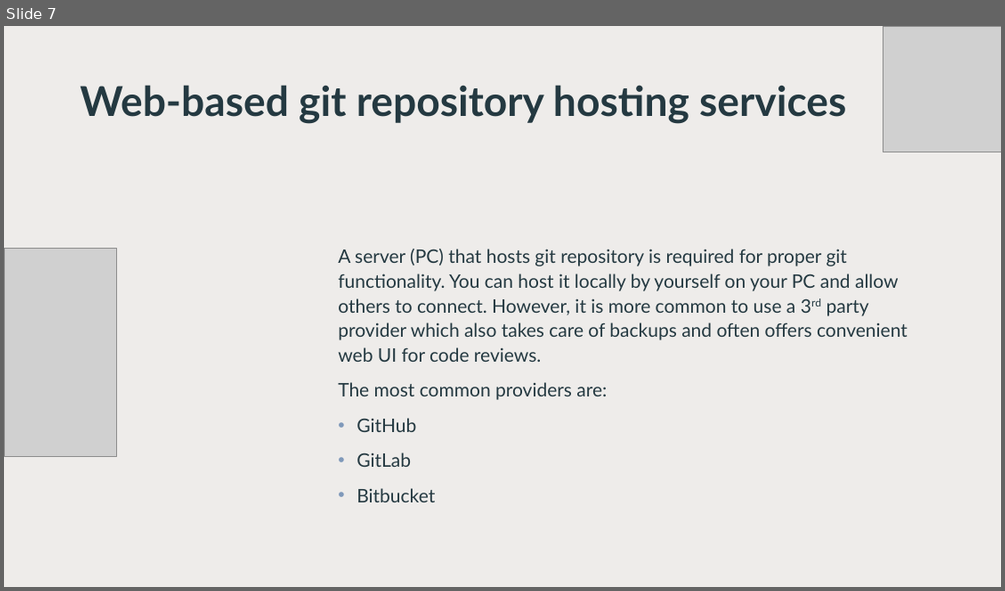
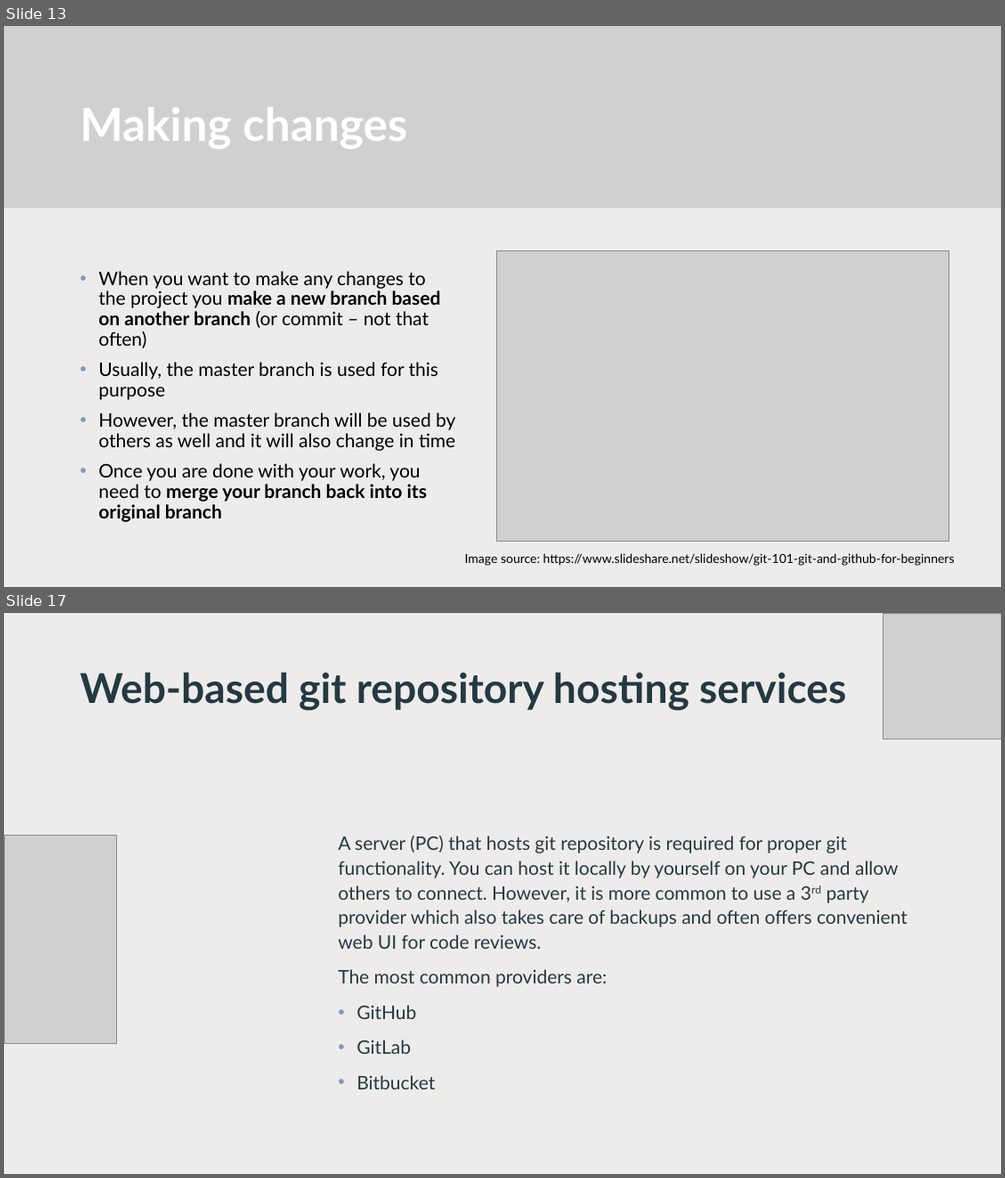
Before and after one commit to malyjak/python-course-2025, a slide deck: Lessons/Lesson_1_version_control_systems.pptx. Shown one above the other, each under a label of ours: slide 7 before the commit, slides 13 and 17 after it; the slides between them are not shown. The pictures are 1005x591 and 1005x1178 pixels, drawn with LibreOffice and Linux fonts; fonts in the diff are those of the drawing; grey boxes stand for pictures; background and template pictures are left out. Boxes give left, top, right and bottom in pixels: in the first picture for what was removed or moved away, otherwise in the second. Text is boxed around its words. In the diff, an @@ line names an element or a change of style, - is before the commit and + after.

```diff
--- a/Lessons/Lesson_1_version_control_systems.pptx
+++ b/Lessons/Lesson_1_version_control_systems.pptx
@@ slide 13 added at (4, 26, 1001, 587), background #FFFFFF @@
@@ rectangle added at (4, 26, 1001, 587), fill #FFFFFF @@
@@ rectangle added at (4, 26, 1001, 587), fill #E8E5E2 at 70% opacity @@
@@ rectangle added at (4, 26, 1001, 208), fill #33505B @@
@@ picture added at (4, 26, 1001, 208) @@
@@ title added at (80, 107, 407, 149), 44 pt, text #FFFFFF, bold @@
+Making changes
@@ picture added at (497, 250, 949, 541) @@
@@ text added at (98, 271, 455, 522), 18 pt, text #000000 @@
+• When you want to make any changes to the project you make a new branch based on another branch (or commit – not that often)
+• Usually, the master branch is used for this purpose
+• However, the master branch will be used by others as well and it will also change in time
+• Once you are done with your work, you need to merge your branch back into its original branch
@@ text added at (465, 553, 955, 565), 12 pt, text #000000 @@
+Image source: https://www.slideshare.net/slideshow/git-101-git-and-github-for-beginners
@@ what was slide 7 is now slide 17 @@
```
Also in this commit, not shown: 4 slides changed, 10 other slides added.
